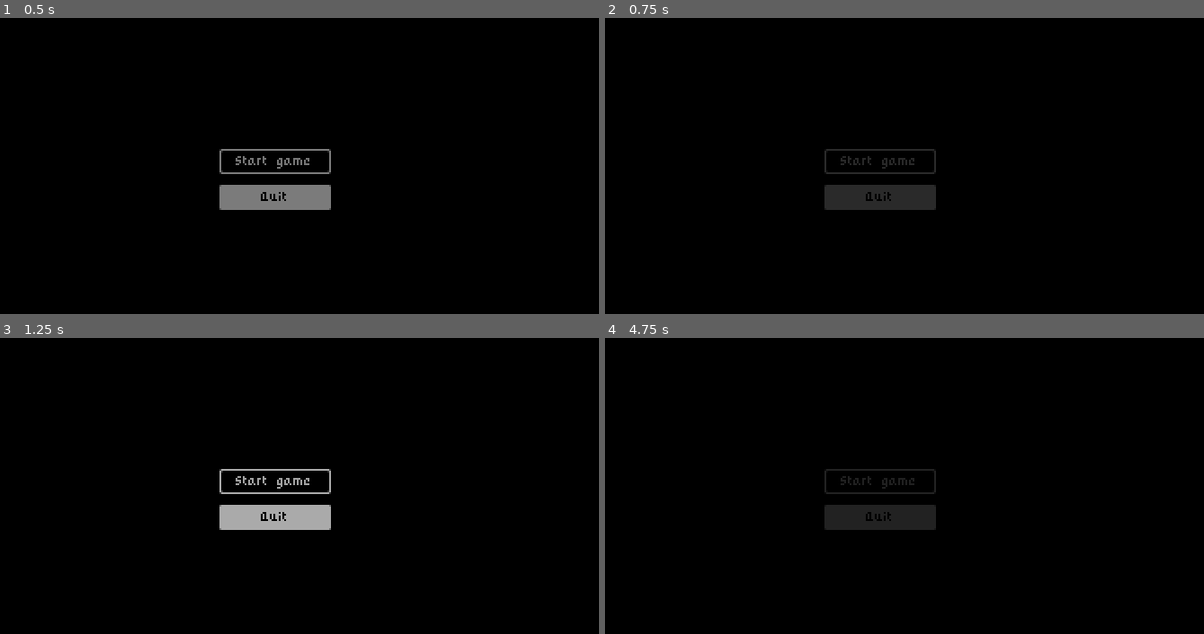
Above: before the commit, frames 1-4 (two rows, left to right).
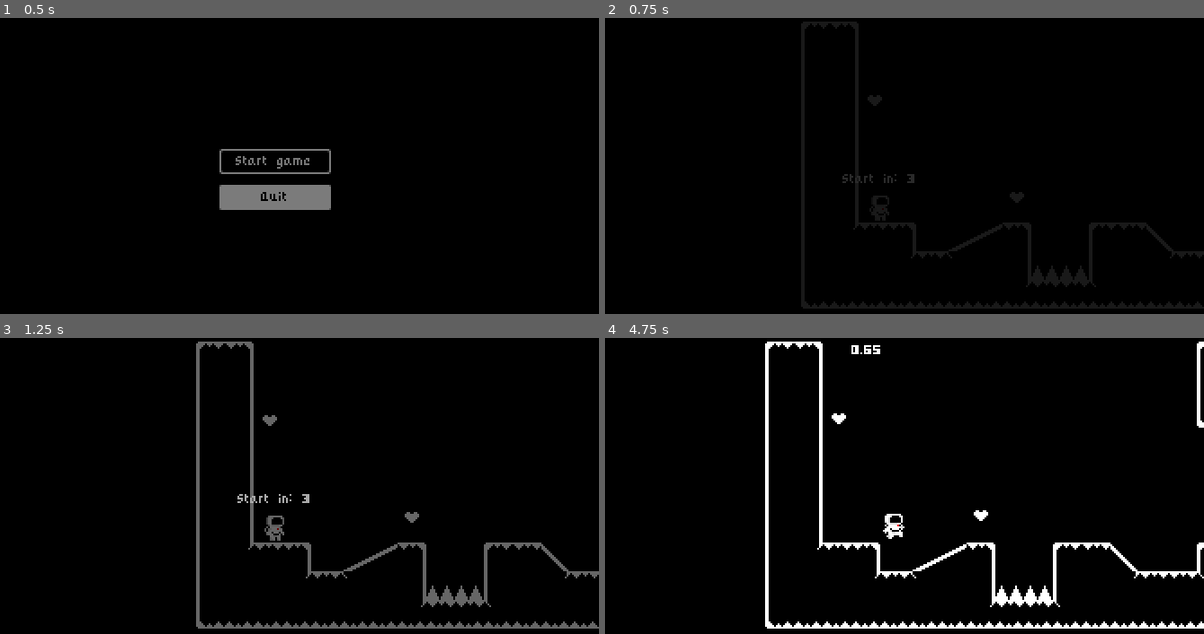
Above: after the commit, the same moments.

Repository: BenjaminZrakic/Astroventure
Game: Godot game, scene res://Scenes/Screens/main_menu.tscn
Two runs of this game, one before a commit and one after it. Both use one fixed random seed, a clock stepped at 60 frames per second and the inputs below.
Inputs (mouse positions are in pixels of both pictures, inside the frame that each line leads up to):
- Up to frame 1 (0.5 s): no input
- Up to frame 2 (0.75 s): click "Start game" at 0.5 s
- Up to frame 3 (1.25 s): no input
- Up to frame 4 (4.75 s): click (880, 480) at 1.25 s, where only the run before the commit has a clickable "Start game"; tap Enter (ui_accept) at 2, 2.27, 3.02, 4.52 s; hold Right (ui_right) 2.03-3.53 s; hold Left (ui_left) 3.53-4.28 s; hold Right (ui_right) from 4.28 s (still down)

Frame 1 is identical in both runs. In frame 2, 5.5% of the frame differs, in the area x 32-100%, y 1-99%; in frame 3, 5.6%; in frame 4, 6.1%, in the area x 26-100%, y 1-99%.

Commit message:
Fix za pathing za victory screen i main menu jer su se strgali s preslagivanjem

Diff:
--- a/Scenes/Level Assets/world.gd
+++ b/Scenes/Level Assets/world.gd
@@ -39,7 +39,7 @@
 
 func go_to_next_level():
 	await LevelTransition.fade_to_black()
-	if not next_level is PackedScene: get_tree().change_scene_to_file("res://Scenes/victory_screen.tscn")
+	if not next_level is PackedScene: get_tree().change_scene_to_file("res://Scenes/Screens/victory_screen.tscn")
 	else: get_tree().change_scene_to_packed(next_level)
 	#LevelTransition.fade_from_black()
 	get_tree().paused = false
--- a/Scenes/Level Assets/world.tscn
+++ b/Scenes/Level Assets/world.tscn
@@ -2,9 +2,9 @@
 
 [ext_resource type="Script" path="res://Scenes/Level Assets/world.gd" id="1_mrn2n"]
 [ext_resource type="PackedScene" uid="uid://bmj1urynsj1ph" path="res://Scenes/Player/character.tscn" id="2_iwlls"]
-[ext_resource type="PackedScene" uid="uid://dv1p5jxki2fse" path="res://Scenes/LevelTileMap.tscn" id="4_h2cwe"]
-[ext_resource type="PackedScene" uid="uid://3mgi3xpbrlny" path="res://Scenes/hazard_area.tscn" id="5_rl5ou"]
-[ext_resource type="PackedScene" uid="uid://cv1202d8pg8ct" path="res://Scenes/level_completed.tscn" id="5_sx1wa"]
+[ext_resource type="PackedScene" uid="uid://dv1p5jxki2fse" path="res://Scenes/Level Assets/LevelTileMap.tscn" id="4_h2cwe"]
+[ext_resource type="PackedScene" uid="uid://3mgi3xpbrlny" path="res://Scenes/Level Assets/hazard_area.tscn" id="5_rl5ou"]
+[ext_resource type="PackedScene" uid="uid://cv1202d8pg8ct" path="res://Scenes/UI/level_completed.tscn" id="5_sx1wa"]
 
 [sub_resource type="Animation" id="Animation_8ywv5"]
 length = 0.001
--- a/Scenes/Levels/level_one.tscn
+++ b/Scenes/Levels/level_one.tscn
@@ -1,10 +1,10 @@
 [gd_scene load_steps=6 format=3 uid="uid://dknxrvmxxk67g"]
 
 [ext_resource type="PackedScene" uid="uid://dkkor7cqf3sc2" path="res://Scenes/Level Assets/world.tscn" id="1_vbw0e"]
-[ext_resource type="PackedScene" uid="uid://bcbfpkfgin4kh" path="res://Scenes/level_two.tscn" id="2_mhpo1"]
+[ext_resource type="PackedScene" uid="uid://bcbfpkfgin4kh" path="res://Scenes/Levels/level_two.tscn" id="2_mhpo1"]
 [ext_resource type="PackedScene" uid="uid://dvx2tbb5lba8s" path="res://Scenes/Level Assets/spikes.tscn" id="2_smena"]
-[ext_resource type="PackedScene" uid="uid://iqsopd1ey4aw" path="res://Scenes/heart.tscn" id="3_evfnj"]
-[ext_resource type="PackedScene" uid="uid://dv1p5jxki2fse" path="res://Scenes/LevelTileMap.tscn" id="4_sawnk"]
+[ext_resource type="PackedScene" uid="uid://iqsopd1ey4aw" path="res://Scenes/Level Assets/heart.tscn" id="3_evfnj"]
+[ext_resource type="PackedScene" uid="uid://dv1p5jxki2fse" path="res://Scenes/Level Assets/LevelTileMap.tscn" id="4_sawnk"]
 
 [node name="LevelOne" instance=ExtResource("1_vbw0e")]
 next_level = ExtResource("2_mhpo1")
--- a/Scenes/Screens/main_menu.gd
+++ b/Scenes/Screens/main_menu.gd
@@ -13,7 +13,7 @@
 
 func _on_start_game_pressed():
 	await LevelTransition.fade_to_black_menu()
-	get_tree().change_scene_to_file("res://Scenes/level_one.tscn")
+	get_tree().change_scene_to_file("res://Scenes/Levels/level_one.tscn")
 	LevelTransition.fade_from_black()
 
 
--- a/Scenes/Screens/victory_screen.gd
+++ b/Scenes/Screens/victory_screen.gd
@@ -8,4 +8,4 @@
 
 
 func _on_menu_button_pressed():
-	get_tree().change_scene_to_file("res://Scenes/main_menu.tscn")
+	get_tree().change_scene_to_file("res://Scenes/Screens/main_menu.tscn")
